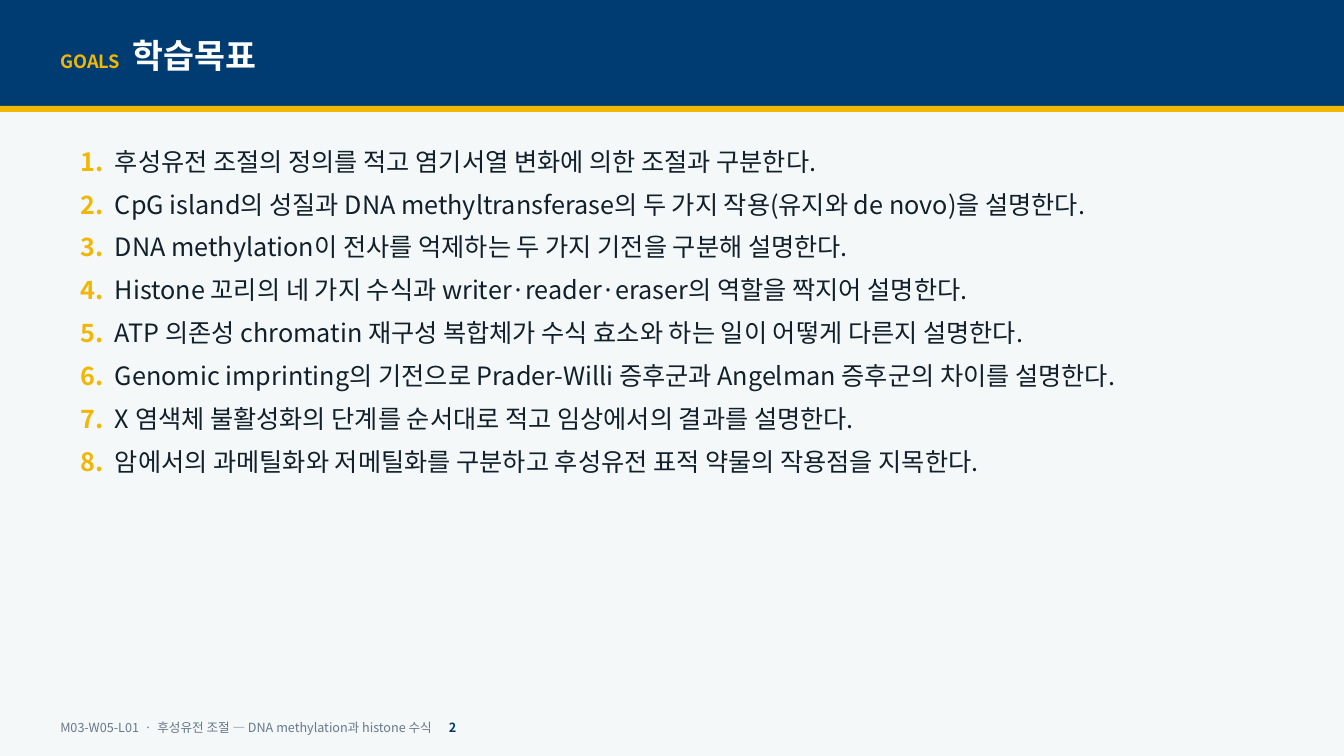
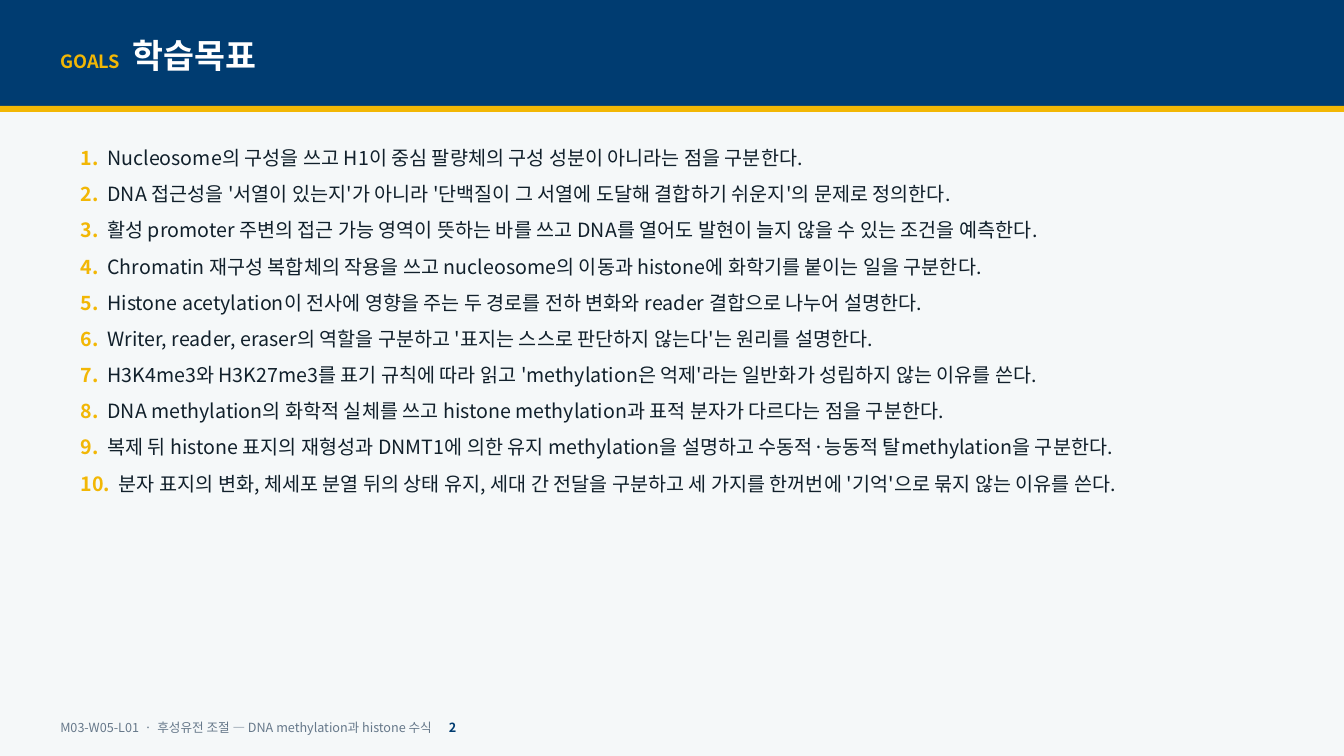
Before and after one commit to hoperiasd2/hoperiasd2.github.io, a slide deck: slide 2 of curriculum/M03/W05/L01/slides.pptx. Drawn at 1344x756 pixels with LibreOffice and Linux fonts; fonts in the diff are those of the drawing. Boxes give left, top, right and bottom in pixels: in the first picture for what was removed or moved away, otherwise in the second. Text is boxed around its words. In the diff, an @@ line names an element or a change of style, - is before the commit and + after.

```diff
--- a/curriculum/M03/W05/L01/slides.pptx
+++ b/curriculum/M03/W05/L01/slides.pptx
@@ text at <box>80,148,1116,495</box>: text changed; size 18 to 14 pt @@
-1. 후성유전 조절의 정의를 적고 염기서열 변화에 의한 조절과 구분한다.
-2. CpG island의 성질과 DNA methyltransferase의 두 가지 작용(유지와 de novo)을 설명한다.
-3. DNA methylation이 전사를 억제하는 두 가지 기전을 구분해 설명한다.
-4. Histone 꼬리의 네 가지 수식과 writer·reader·eraser의 역할을 짝지어 설명한다.
-5. ATP 의존성 chromatin 재구성 복합체가 수식 효소와 하는 일이 어떻게 다른지 설명한다.
-6. Genomic imprinting의 기전으로 Prader-Willi 증후군과 Angelman 증후군의 차이를 설명한다.
-7. X 염색체 불활성화의 단계를 순서대로 적고 임상에서의 결과를 설명한다.
-8. 암에서의 과메틸화와 저메틸화를 구분하고 후성유전 표적 약물의 작용점을 지목한다.
+1. Nucleosome의 구성을 쓰고 H1이 중심 팔량체의 구성 성분이 아니라는 점을 구분한다.
+2. DNA 접근성을 '서열이 있는지'가 아니라 '단백질이 그 서열에 도달해 결합하기 쉬운지'의 문제로 정의한다.
+3. 활성 promoter 주변의 접근 가능 영역이 뜻하는 바를 쓰고 DNA를 열어도 발현이 늘지 않을 수 있는 조건을 예측한다.
+4. Chromatin 재구성 복합체의 작용을 쓰고 nucleosome의 이동과 histone에 화학기를 붙이는 일을 구분한다.
+5. Histone acetylation이 전사에 영향을 주는 두 경로를 전하 변화와 reader 결합으로 나누어 설명한다.
+6. Writer, reader, eraser의 역할을 구분하고 '표지는 스스로 판단하지 않는다'는 원리를 설명한다.
+7. H3K4me3와 H3K27me3를 표기 규칙에 따라 읽고 'methylation은 억제'라는 일반화가 성립하지 않는 이유를 쓴다.
+8. DNA methylation의 화학적 실체를 쓰고 histone methylation과 표적 분자가 다르다는 점을 구분한다.
+9. 복제 뒤 histone 표지의 재형성과 DNMT1에 의한 유지 methylation을 설명하고 수동적·능동적 탈methylation을 구분한다.
+10. 분자 표지의 변화, 체세포 분열 뒤의 상태 유지, 세대 간 전달을 구분하고 세 가지를 한꺼번에 '기억'으로 묶지 않는 이유를 쓴다.
```
Also in this commit, not shown: 42 other slides changed, 8 slides added, 5 slides removed, 17 other files.
